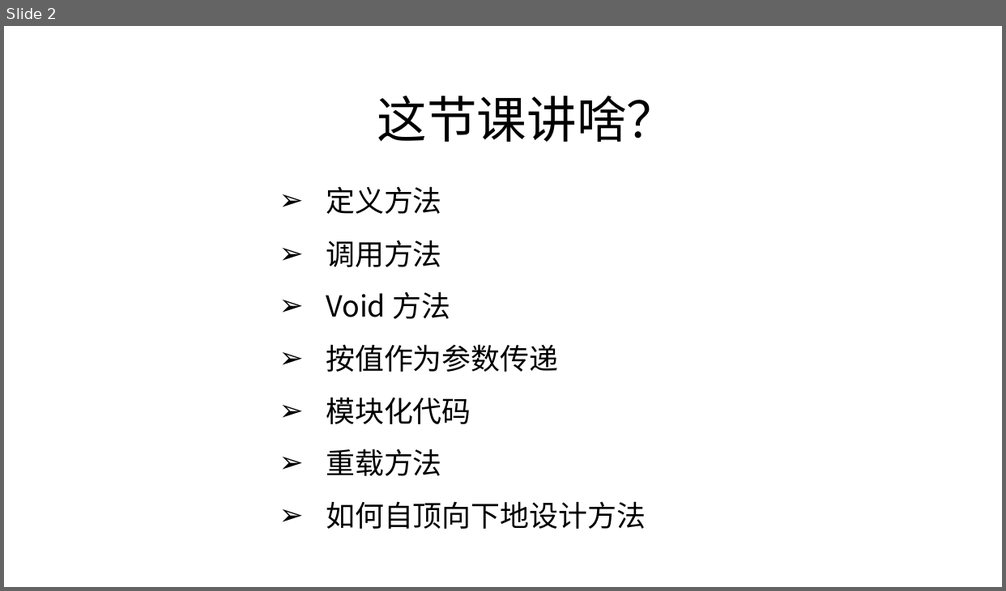
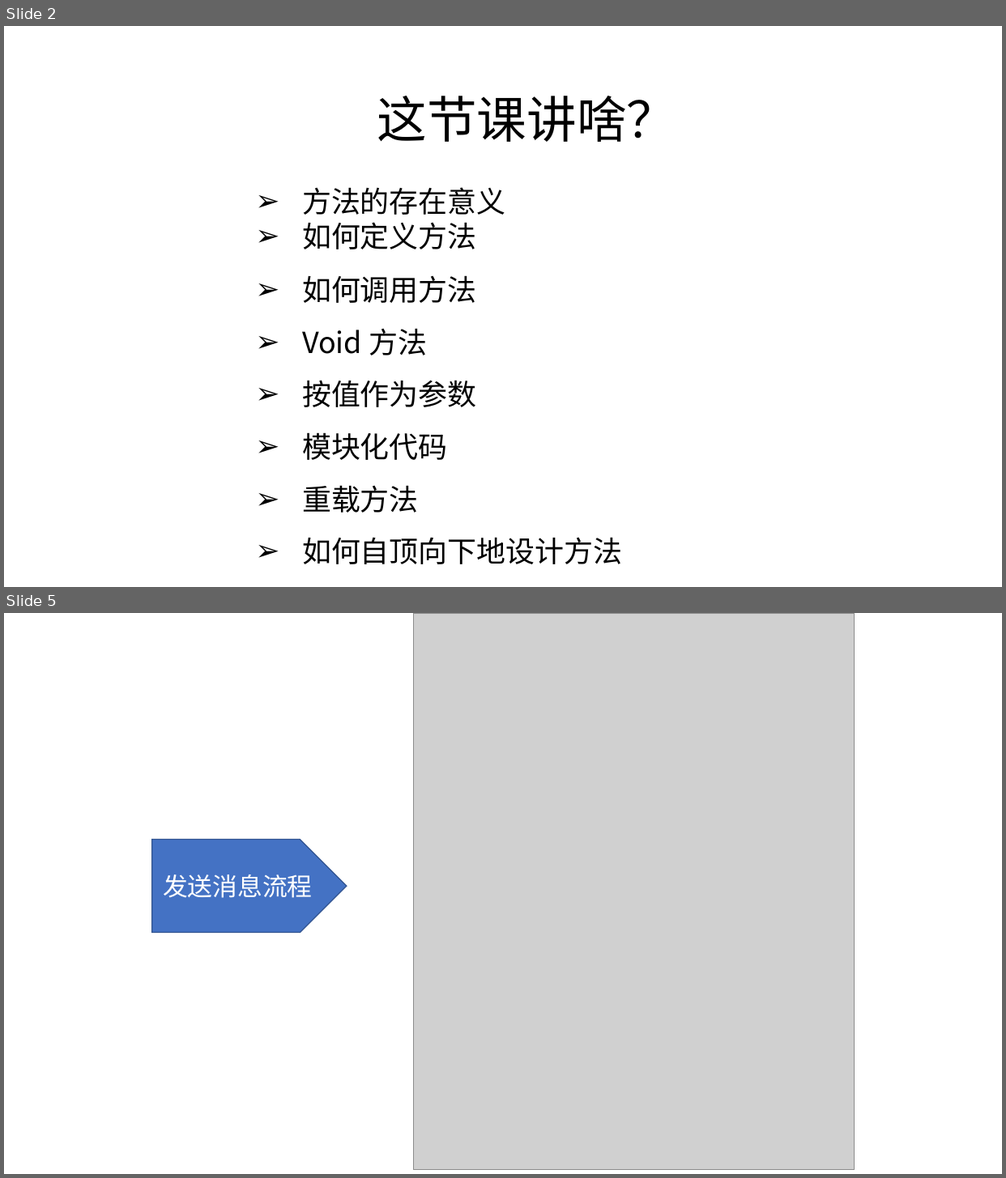
Before and after one commit to zjyesir/hmc_java_1, a slide deck: ppt/2.3 方法.pptx. Shown one above the other, each under a label of ours: slide 2 before the commit, slides 2 and 5 after it; the slides between them are not shown. The pictures are 1006x591 and 1006x1178 pixels, drawn with LibreOffice and Linux fonts; fonts in the diff are those of the drawing; grey boxes stand for pictures; background and template pictures are left out. Boxes give left, top, right and bottom in pixels: in the first picture for what was removed or moved away, otherwise in the second. Text is boxed around its words. In the diff, an @@ line names an element or a change of style, - is before the commit and + after.

```diff
--- a/ppt/2.3 方法.pptx
+++ b/ppt/2.3 方法.pptx
@@ slide 5 added at [4,613,1002,1174], background picture (left out) @@
@@ picture added at [414,613,854,1170] @@
@@ pentagon arrow added at [152,840,347,933], fill #4472C4, outline #325491 1 pt, 24 pt, text #FFFFFF @@
+发送消息流程
@@ slide 2 changed as well @@
@@ text "方法的存在意义": place and size @@
-text "方法的存在意义" at [326,186,646,529]
+text "方法的存在意义" at [302,187,622,565]
@@ text at [302,187,505,303]: text changed @@
-➢ 定义方法
-➢ 调用方法
+➢ 方法的存在意义
+➢ 如何定义方法
+➢ 如何调用方法
@@ text at [302,380,476,408]: text changed @@
-➢ 按值作为参数传递
+➢ 按值作为参数
```
Also in this commit, not shown: 2 other slides changed, 14 other slides added, 1 slide removed, 1 other file.
